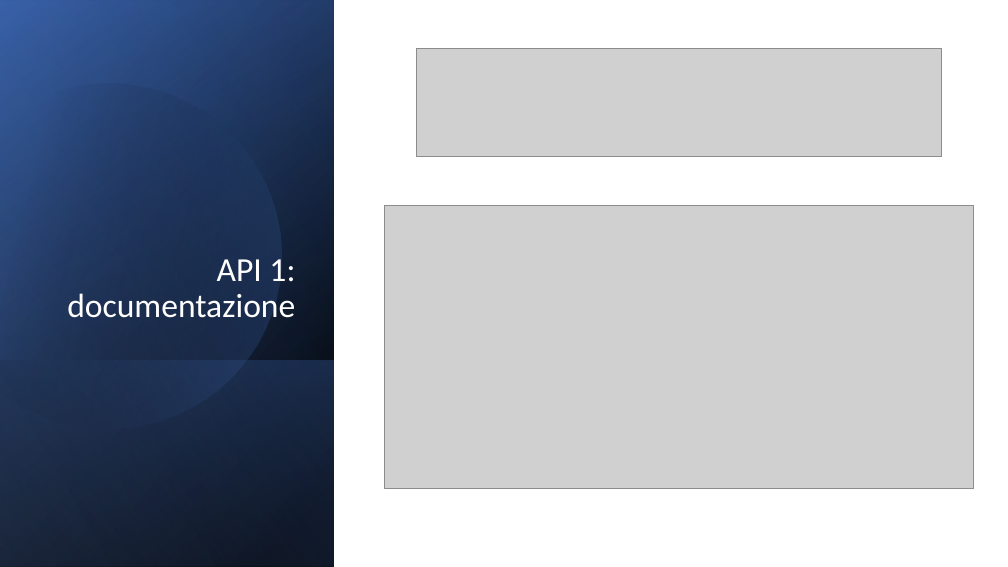
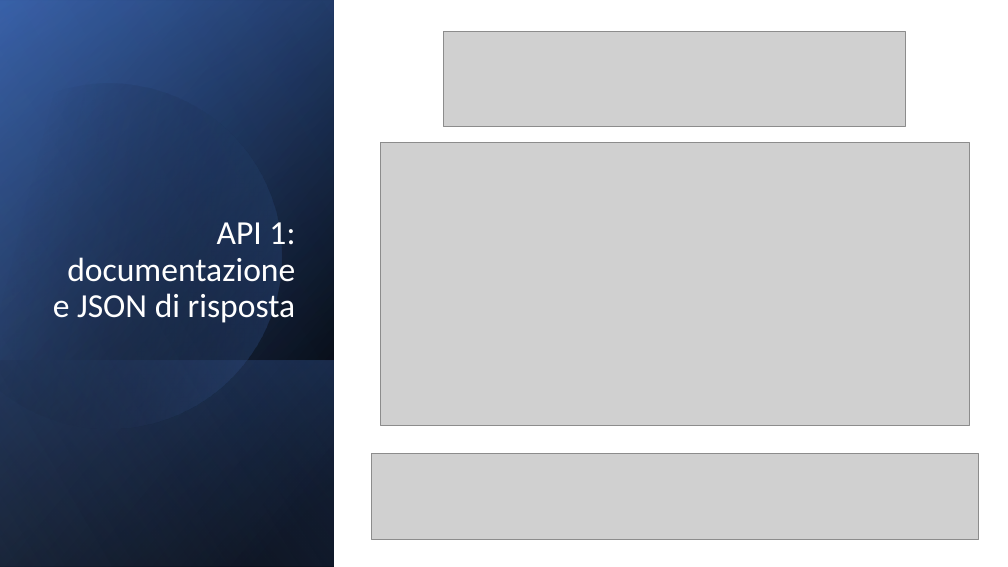
Before and after one commit to maravignaSimone/mhw3, a slide deck: slide 4 of mhw3.pptx (slide 6 before the commit). Drawn at 1008x567 pixels with LibreOffice and Linux fonts; fonts in the diff are those of the drawing; grey boxes stand for pictures. Boxes give left, top, right and bottom in pixels: in the first picture for what was removed or moved away, otherwise in the second. Text is boxed around its words. In the diff, an @@ line names an element or a change of style, - is before the commit and + after.

```diff
--- a/mhw3.pptx
+++ b/mhw3.pptx
@@ picture: place and size @@
-picture at bbox=[417, 48, 941, 157]
+picture at bbox=[443, 31, 905, 126]
@@ picture: place and size @@
-picture at bbox=[385, 206, 974, 488]
+picture at bbox=[381, 143, 970, 426]
@@ title at bbox=[53, 222, 296, 323]: text changed @@
-API 1:
-documentazione
+API 1:
+documentazione
+e JSON di risposta
@@ picture added at bbox=[371, 453, 979, 539] @@
```
Also in this commit, not shown: 1 other slide changed, 2 slides added.
